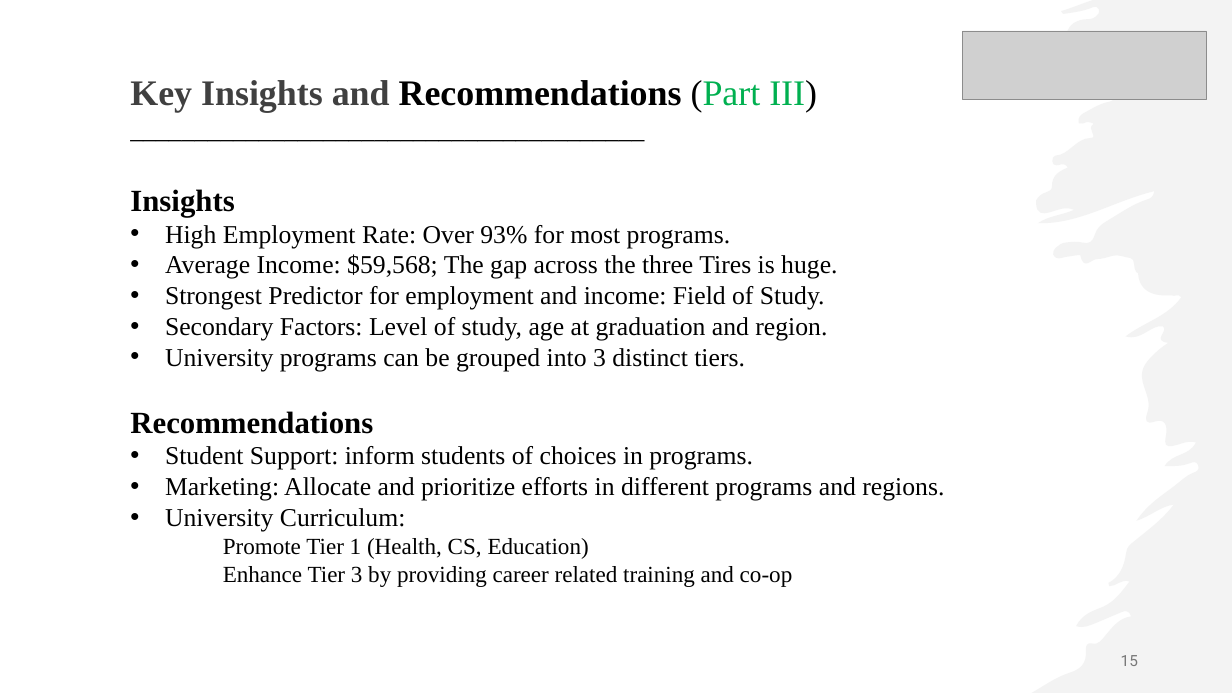
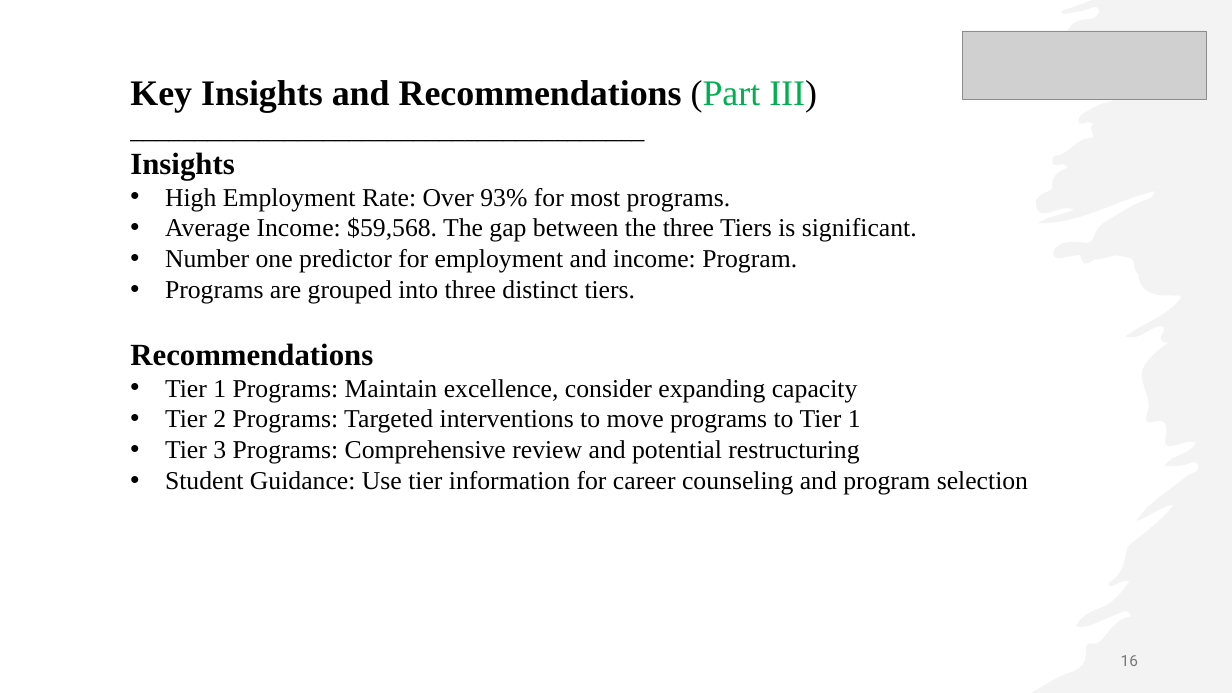
Before and after one commit to fuxima/Dal, a slide deck: slide 16 of NGS_ppt.pptx (slide 15 before the commit). Drawn at 1232x693 pixels with LibreOffice and Linux fonts; fonts in the diff are those of the drawing; grey boxes stand for pictures. Boxes give left, top, right and bottom in pixels: in the first picture for what was removed or moved away, otherwise in the second. Text is boxed around its words. In the diff, an @@ line names an element or a change of style, - is before the commit and + after.

```diff
--- a/NGS_ppt.pptx
+++ b/NGS_ppt.pptx
@@ text at box(130, 80, 817, 112): text colour #404040 to #000000 in "Key Insights and" @@
@@ text at box(165, 217, 917, 304): text changed @@
-• Average Income: $59,568; The gap across the three Tires is huge.
-• Strongest Predictor for employment and income: Field of Study.
-• Secondary Factors: Level of study, age at graduation and region.
-• University programs can be grouped into 3 distinct tiers.
+• Average Income: $59,568. The gap between the three Tiers is significant.
+• Number one predictor for employment and income: Program.
+• Programs are grouped into three distinct tiers.
@@ text at box(165, 379, 1028, 495): text changed @@
-• Student Support: inform students of choices in programs.
-• Marketing: Allocate and prioritize efforts in different programs and regions.
-• University Curriculum:
-    Promote Tier 1 (Health, CS, Education)
-    Enhance Tier 3 by providing career related training and co-op
+• Tier 1 Programs: Maintain excellence, consider expanding capacity
+• Tier 2 Programs: Targeted interventions to move programs to Tier 1
+• Tier 3 Programs: Comprehensive review and potential restructuring
+• Student Guidance: Use tier information for career counseling and program selection
```
Also in this commit, not shown: 12 other slides changed, 1 slide added, 1 other file.
